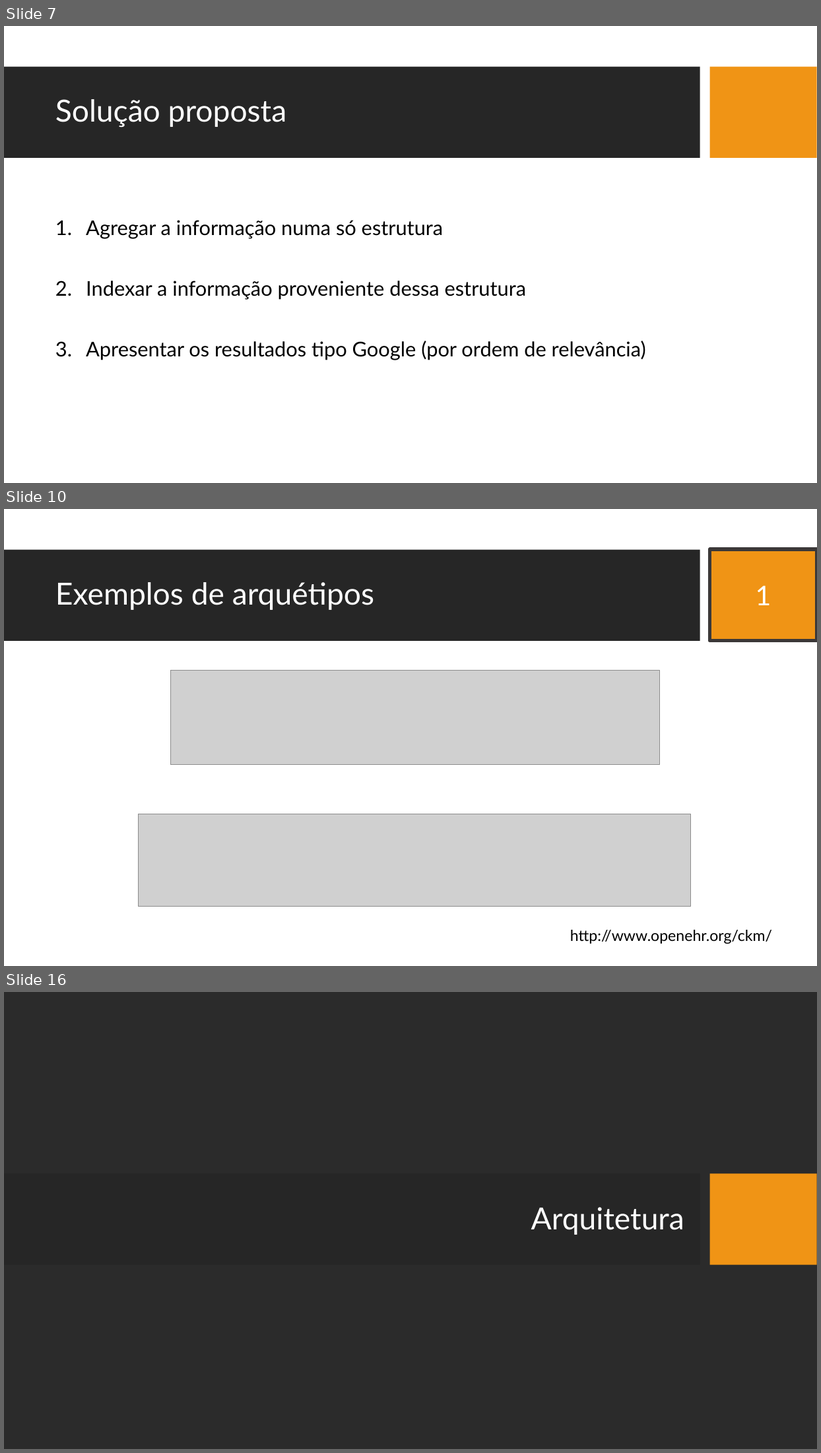
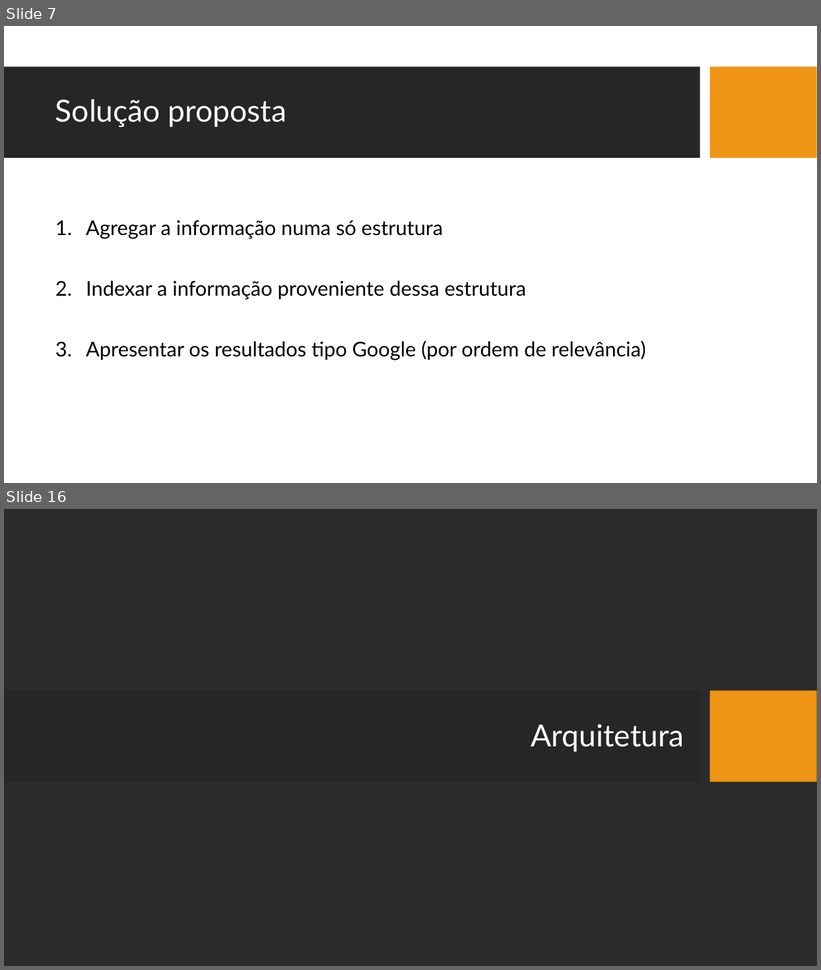
Before and after one commit to JDSBCC/Indexacao-de-Documentos-Clinicos, a slide deck: Dissertacao/4. Defesa da dissertação.pptx. Shown one above the other, each under a label of ours: slides 7, 10 and 16 before the commit, slides 7 and 16 after it; the slides between them are not shown. The pictures are 821x1453 and 821x970 pixels, drawn with LibreOffice and Linux fonts; fonts in the diff are those of the drawing; grey boxes stand for pictures; background and template pictures are left out; a plain dark background stands for a picture behind light text. Boxes give left, top, right and bottom in pixels: in the first picture for what was removed or moved away, otherwise in the second. Text is boxed around its words. In the diff, an @@ line names an element or a change of style, - is before the commit and + after.

```diff
--- a/Dissertacao/4. Defesa da dissertação.pptx
+++ b/Dissertacao/4. Defesa da dissertação.pptx
@@ slide 10 removed at (4, 509, 817, 966), background picture (left out); not listed: 2 template elements that a slide beside it also shows @@
@@ rectangle removed at (710, 549, 817, 641) @@
@@ title removed at (55, 582, 374, 610) @@
-Exemplos de arquétipos
@@ text removed at (756, 586, 772, 605) @@
-1
@@ picture removed at (170, 670, 660, 764) @@
@@ picture removed at (138, 815, 690, 907) @@
@@ text removed at (570, 930, 772, 945) @@
-http://www.openehr.org/ckm/
```
Also in this commit, not shown: 7 slides changed, 2 slides added, 1 other slide removed, 1 other file.
